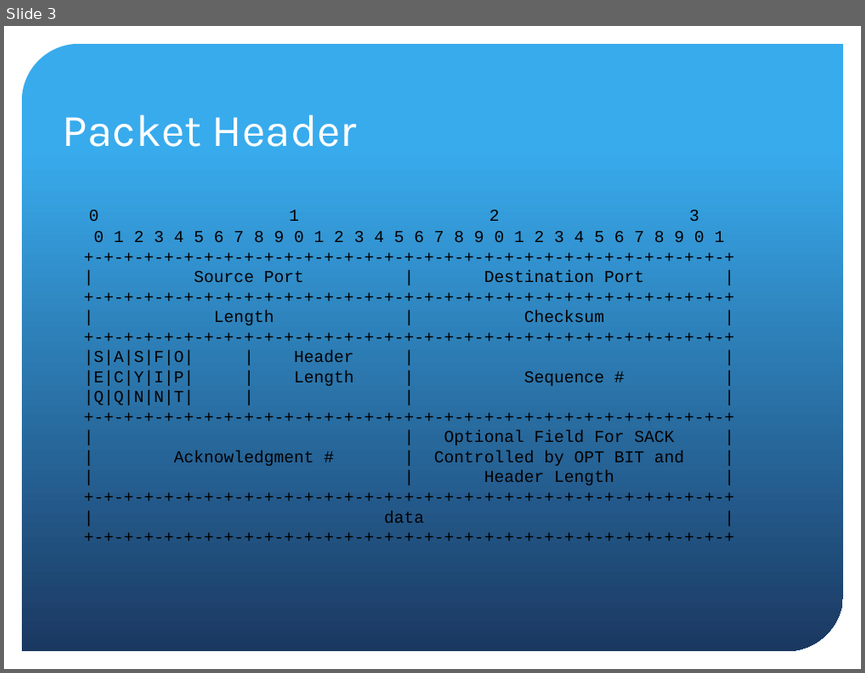
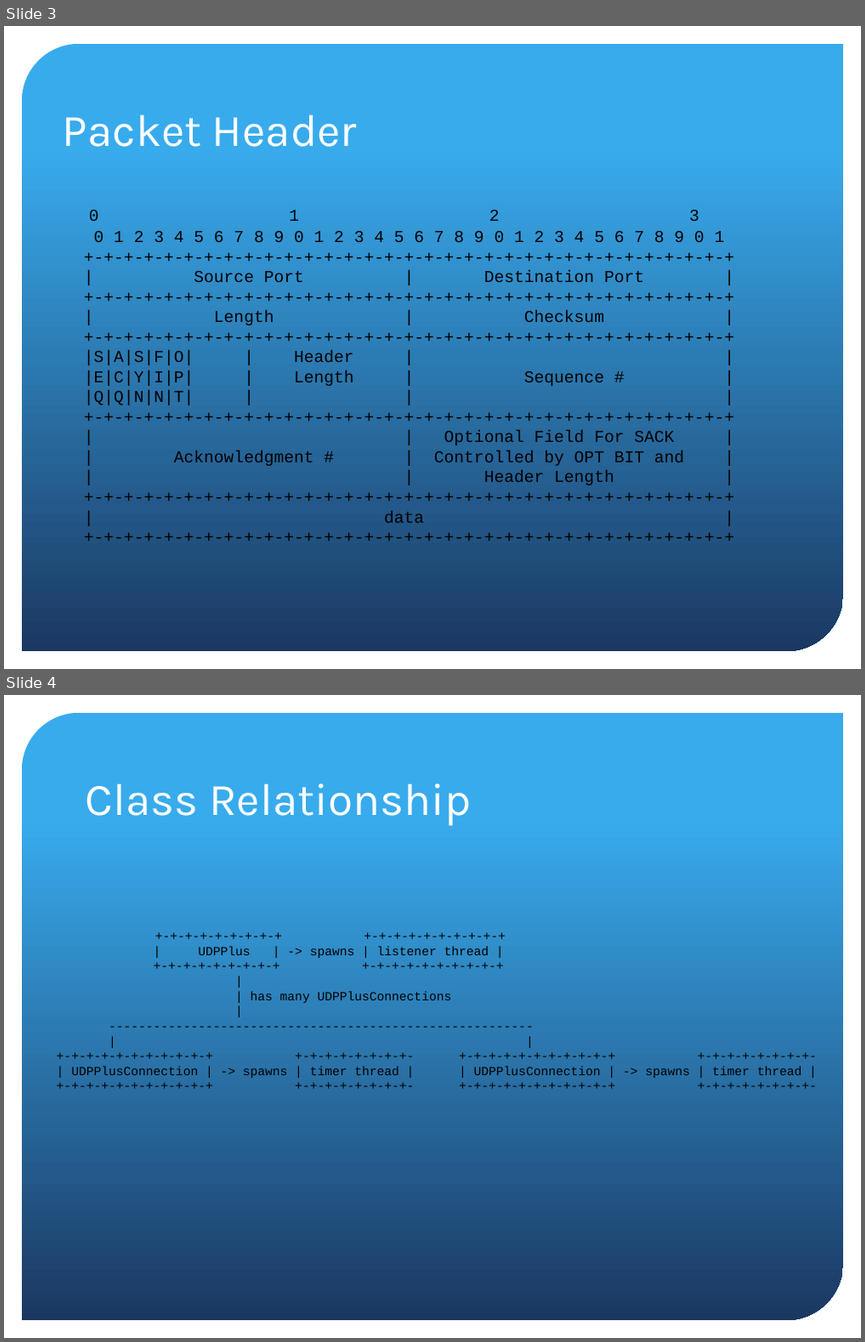
Before and after one commit to asadpanda/UDP-, a slide deck: Presentation.pptx. Shown one above the other, each under a label of ours: slide 3 before the commit, slides 3 and 4 after it. The pictures are 865x673 and 865x1342 pixels, drawn with LibreOffice and Linux fonts; fonts in the diff are those of the drawing; background and template pictures are left out. Boxes give left, top, right and bottom in pixels: in the first picture for what was removed or moved away, otherwise in the second. Text is boxed around its words. In the diff, an @@ line names an element or a change of style, - is before the commit and + after.

Commit message:
added class relationship diagram to power point

```diff
--- a/Presentation.pptx
+++ b/Presentation.pptx
@@ slide 4 added at (x1=4, y1=695, x2=861, y2=1338), background picture (left out); not listed: 1 template element that a slide beside it also shows @@
@@ title added at (x1=86, y1=783, x2=471, y2=826), 38 pt, text #FFFFFF @@
+Class Relationship
@@ text added at (x1=71, y1=946, x2=802, y2=1077), 10.5 pt, text #000000 @@
++-+-+-+-+-+-+-+-+ +-+-+-+-+-+-+-+-+-+
+| UDPPlus | -> spawns | listener thread |
++-+-+-+-+-+-+-+-+ +-+-+-+-+-+-+-+-+-+
+|
+| has many UDPPlusConnections
+|
+---------------------------------------------------------
+| |
++-+-+-+-+-+-+-+-+-+-+ +-+-+-+-+-+-+-+- +-+-+-+-+-+-+-+-+-+-+ +-+-+-+-+-+-+-+-
+| UDPPlusConnection | -> spawns | timer thread | | UDPPlusConnection | -> spawns | timer thread |
++-+-+-+-+-+-+-+-+-+-+ +-+-+-+-+-+-+-+- +-+-+-+-+-+-+-+-+-+-+ +-+-+-+-+-+-+-+-
```
Also in this commit, not shown: 1 slide removed.
